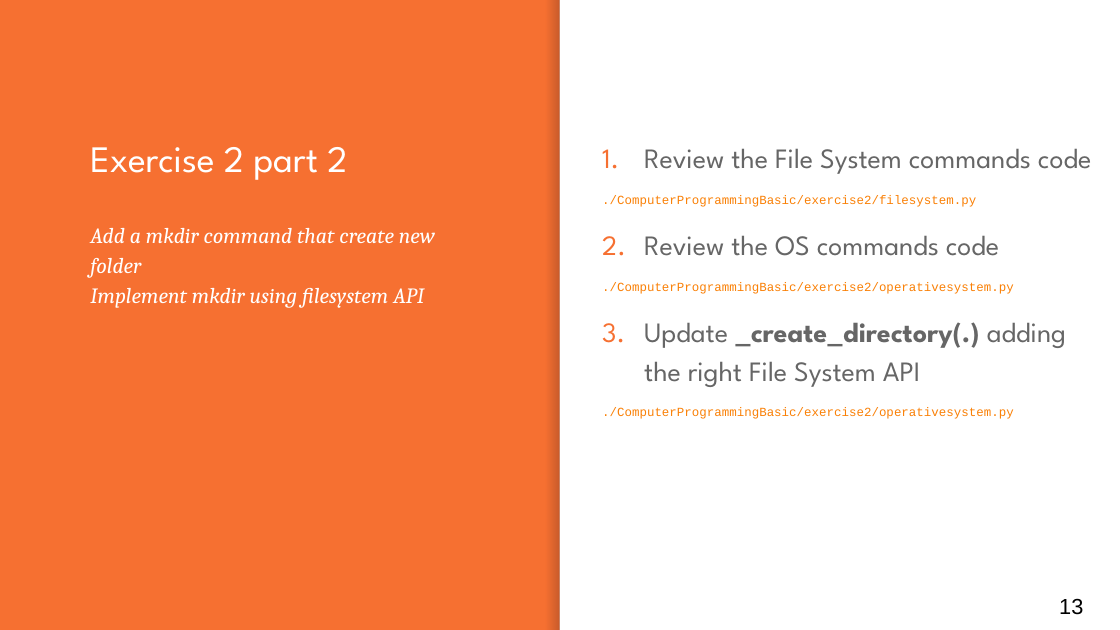
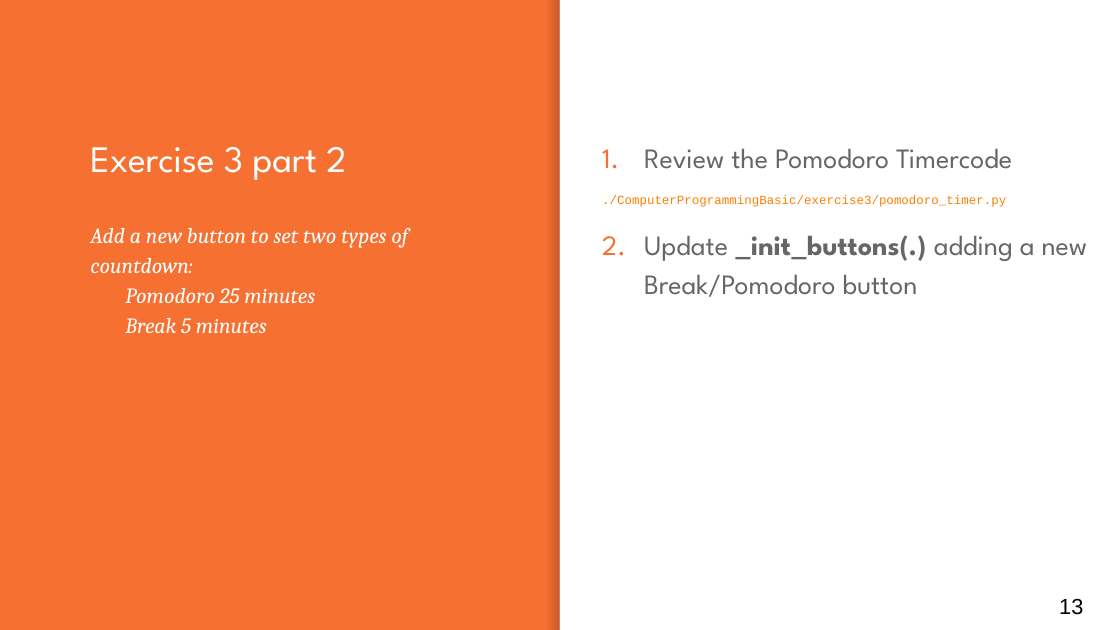
Before and after one commit to antfin/ComputerProgrammingBasic, a slide deck: slide 13 of lessons/Lesson_3.pptx. Drawn at 1120x630 pixels with LibreOffice and Linux fonts; fonts in the diff are those of the drawing. Boxes give left, top, right and bottom in pixels: in the first picture for what was removed or moved away, otherwise in the second. Text is boxed around its words. In the diff, an @@ line names an element or a change of style, - is before the commit and + after.

```diff
--- a/lessons/Lesson_3.pptx
+++ b/lessons/Lesson_3.pptx
@@ title at <box>90,147,346,180</box>: text changed @@
-Exercise 2 part 2
+Exercise 3 part 2
@@ text at <box>602,148,1088,297</box>: text changed; size 8 to 18 pt; font Courier New to League Spartan; text colour #FA8006 to #666666 @@
-1. Review the File System commands code
-./ComputerProgrammingBasic/exercise2/filesystem.py
-2. Review the OS commands code
-./ComputerProgrammingBasic/exercise2/operativesystem.py
-3. Update _create_directory(.) adding the right File System API
-./ComputerProgrammingBasic/exercise2/operativesystem.py
+1. Review the Pomodoro Timercode
+./ComputerProgrammingBasic/exercise3/pomodoro_timer.py
+2. Update _init_buttons(.) adding a new Break/Pomodoro button
@@ subtitle at <box>90,228,408,333</box>: text changed @@
-Add a mkdir command that create new folder
-Implement mkdir using filesystem API
+Add a new button to set two types of countdown:
+– Pomodoro 25 minutes
+– Break 5 minutes
```
Also in this commit, not shown: 1 other slide changed, 3 other files.
